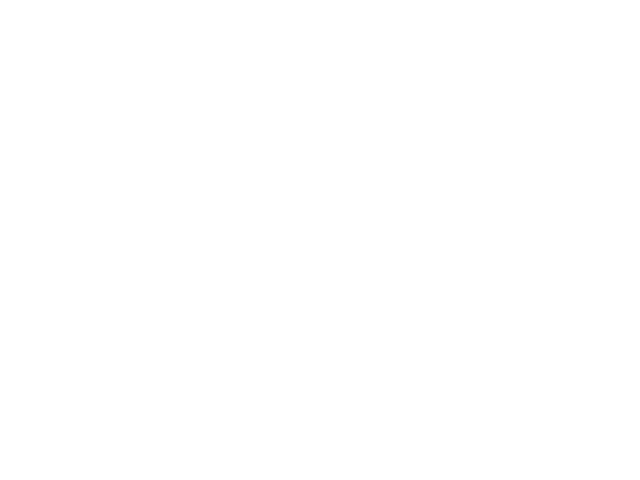
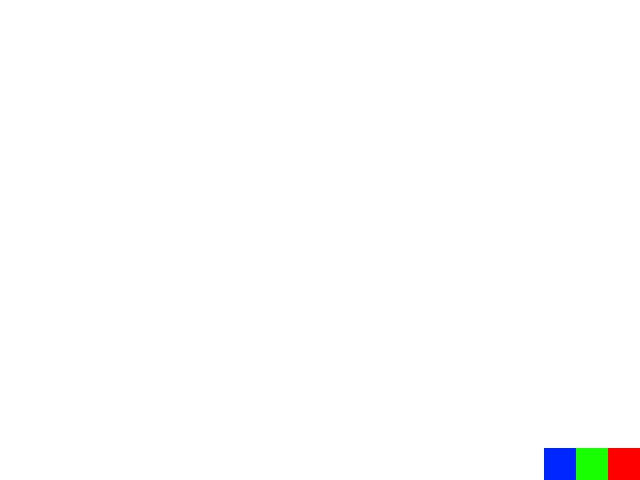
Layers edited between the first and the second 640px x 480px image:
added layer "blue" above "green" over 544, 448, 576, 480
added layer "green" above "red" over 576, 448, 608, 480
added layer "red" above "Hintergrund" over 608, 448, 640, 480
